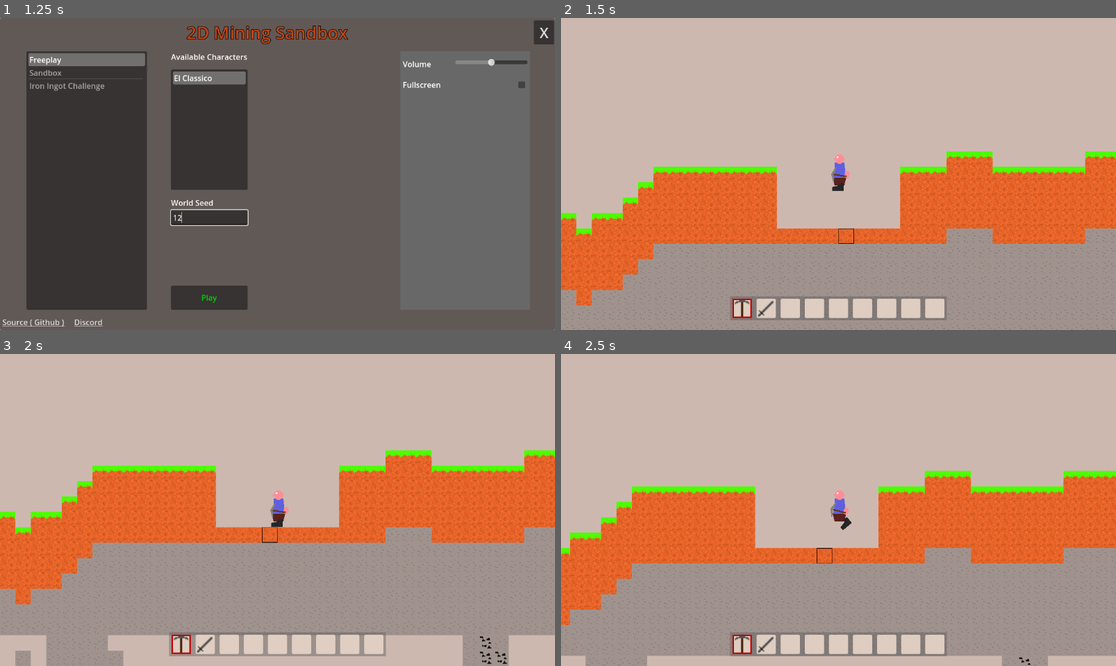
Above: before the commit, frames 1-4 (two rows, left to right).
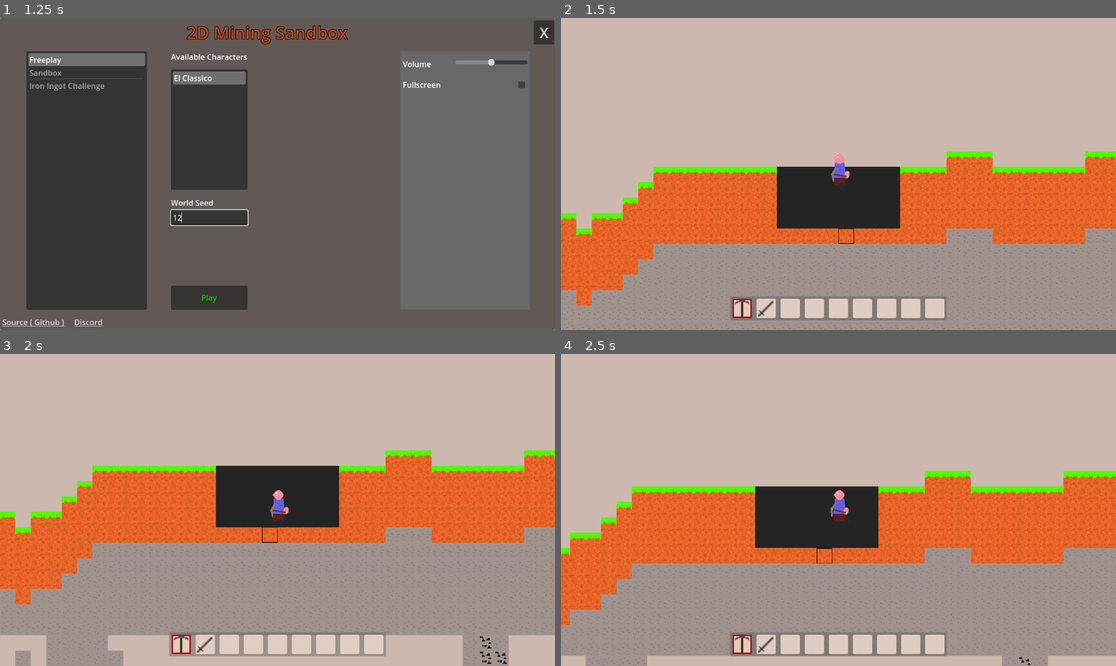
Above: after the commit, the same moments.

Repository: Griiimon/2D-Mining-Sandbox
Game: Godot game, scene res://game/startup.tscn
Two runs of this game, one before a commit and one after it. Both use one fixed random seed, a clock stepped at 60 frames per second and the inputs below. The engine's default icon, where the game draws it, is replaced by a stand-in: a white triangle on a blue panel in a dark square.
Inputs (mouse positions are in pixels of both pictures, inside the frame that each line leads up to):
- Up to frame 1 (1.25 s): click (210, 217) at 0.52 s; type "12" at 0.6 s
- Up to frame 2 (1.5 s): click "Play" at 1.25 s
- Up to frame 3 (2 s): no input
- Up to frame 4 (2.5 s): tap Enter at 2 s; move the mouse to (744, 644) at 2.02 s; hold D (right) from 2.03 s (still down); click (744, 644) at 2.1 s; tap Up (jump) at 2.27 s

Frame 1 is identical in both runs. In frame 2, 4.3% of the frame differs, in the area x 38-62%, y 47-68%; in frame 3, 4.2%; in frame 4, 4.2%.

Commit message:
background tilemap layer

Diff:
--- a/game/world/chunks/world_chunk.gd
+++ b/game/world/chunks/world_chunk.gd
@@ -3,9 +3,13 @@
 
 const SIZE= 32
 
+
 const TERRAIN_LAYER= 0
 const FLUID_LAYER= 1
-const GHOST_LAYER= 2
+const BACKGROUND_LAYER= 2
+
+# quasi const
+static var WHITE_TILE_SOURCE_ID: int
 
 
 @export var coords: Vector2i
@@ -54,6 +58,9 @@
 			if block:
 				positions.append(global_pos)
 			set_block(block, local_pos, Block.State.NONE, false)
+
+			if block and not block is FluidBlock:
+				set_cell(BACKGROUND_LAYER, local_pos, WHITE_TILE_SOURCE_ID, Vector2i.ZERO)
 
 	for pos in positions:
 		get_block(pos).on_chunk_generated(world, pos)
@@ -244,5 +251,14 @@
 			var polygon: PackedVector2Array= block.custom_collision_polygon if block.custom_collision_polygon else collision_polygon
 			tile_data.set_collision_polygon_points(0, 0, polygon)
 
+	# Add white tile
+	var source:= TileSetAtlasSource.new()
+	source.texture_region_size= Vector2i.ONE * World.TILE_SIZE
+	var white_image: Image= Image.create(World.TILE_SIZE, World.TILE_SIZE, false, Image.FORMAT_RGBA8)
+	white_image.fill(Color.WHITE)
+	source.texture= ImageTexture.create_from_image(white_image)
+	source.create_tile(Vector2i.ZERO)
+	DataManager.tile_set.add_source(source)
+	WHITE_TILE_SOURCE_ID= len(DataManager.blocks)
 
 	ResourceSaver.save(DataManager.tile_set, DataManager.TILE_SET_PATH)
--- a/game/world/chunks/world_chunk.tscn
+++ b/game/world/chunks/world_chunk.tscn
@@ -10,7 +10,11 @@
 layer_1/z_index = 20
 layer_1/navigation_enabled = false
 layer_1/tile_data = PackedInt32Array()
+layer_2/name = "background"
+layer_2/modulate = Color(0.140447, 0.140447, 0.140447, 1)
+layer_2/z_index = -10
+layer_2/navigation_enabled = false
+layer_2/tile_data = PackedInt32Array()
 script = ExtResource("2_xk4iw")
-coords = null
 auto_generate_tiles = false
 block_break_particles = ExtResource("3_d7efb")
